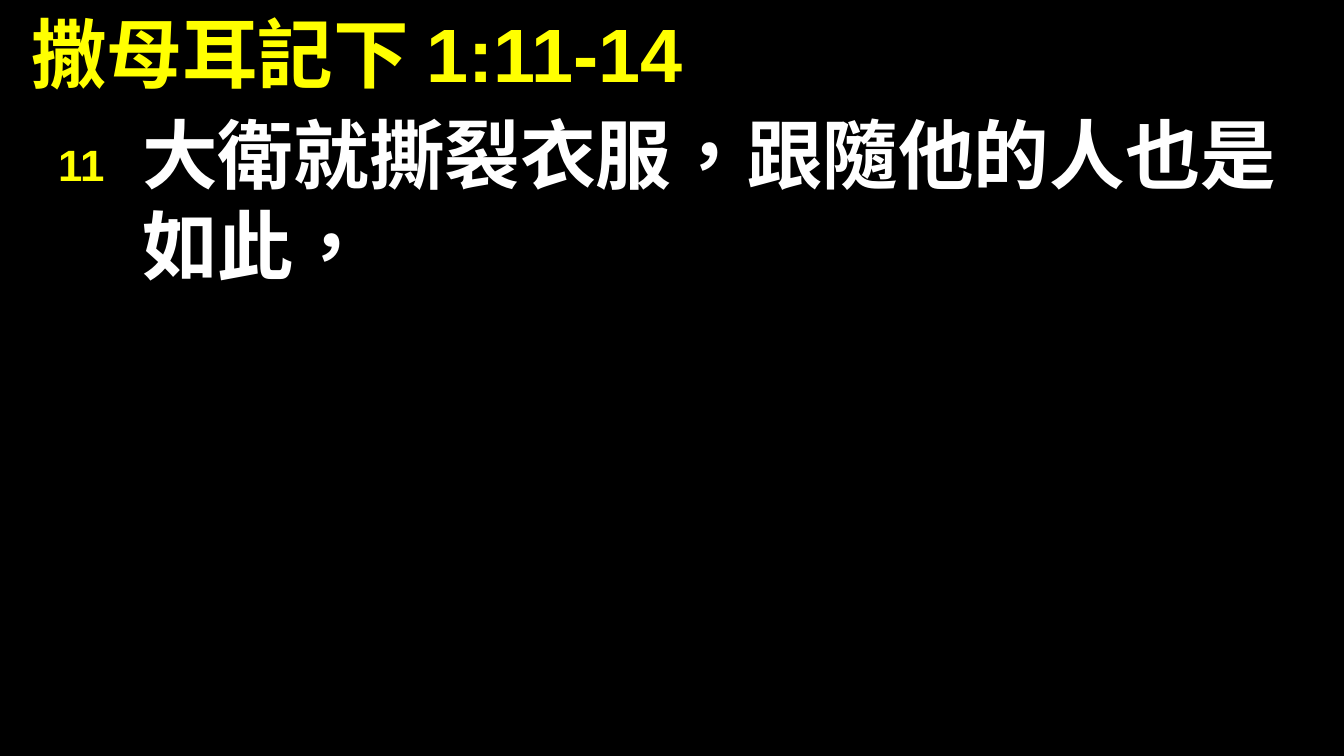
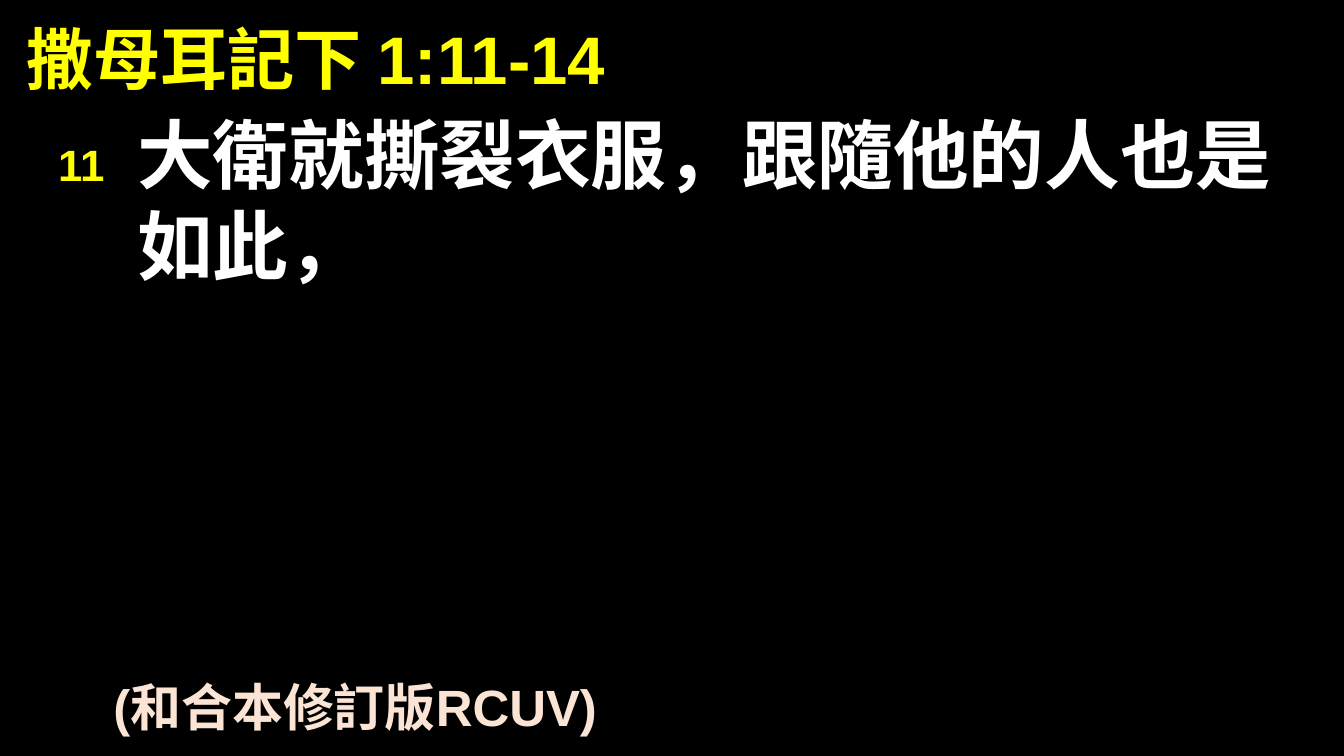
Before and after one commit to ricky40043/bible_PPT, a slide deck: slide 1 of 經文範本.pptx. Drawn at 1344x756 pixels with LibreOffice and Linux fonts; fonts in the diff are those of the drawing. Boxes give left, top, right and bottom in pixels: in the first picture for what was removed or moved away, otherwise in the second. Text is boxed around its words. In the diff, an @@ line names an element or a change of style, - is before the commit and + after.

Commit message:
style: 更新經文範本中出處的文字顏色

```diff
--- a/經文範本.pptx
+++ b/經文範本.pptx
@@ title "撒母耳記下 1:11-14" at (x1=26, y1=26, x2=605, y2=90): size 54 to 48.1 pt @@
@@ text "大衛就撕裂衣服，跟隨他的人也是如此，" moved from (x1=142, y1=118, x2=1276, y2=281) to (x1=137, y1=118, x2=1271, y2=284) @@
@@ text added at (x1=113, y1=685, x2=596, y2=736), 36.4 pt, text #FBE4D4, bold @@
+(和合本修訂版RCUV)
```
